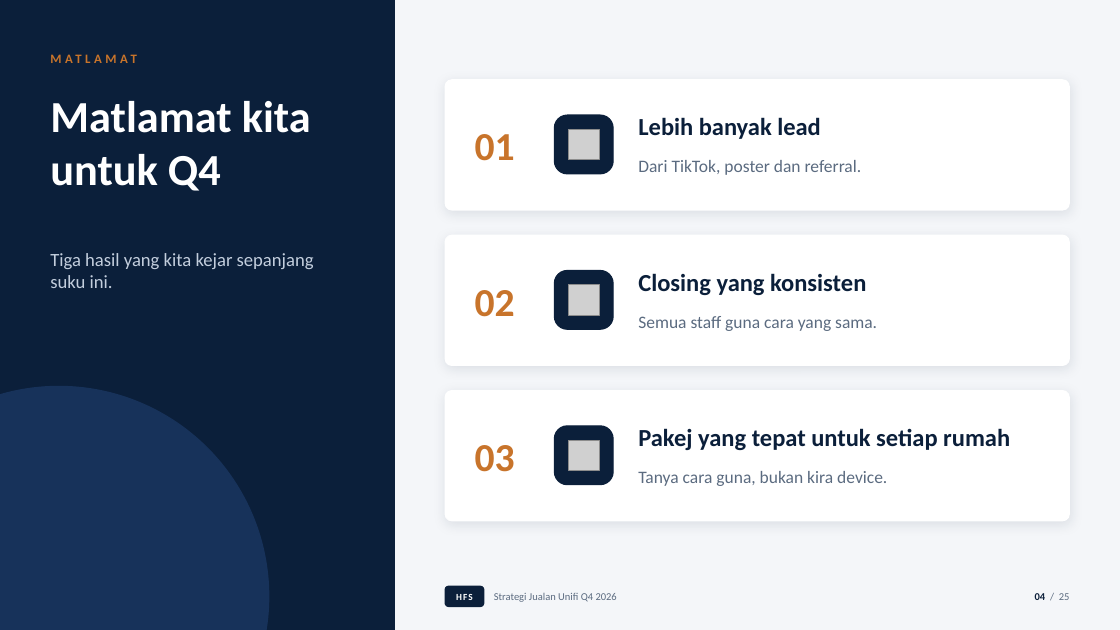
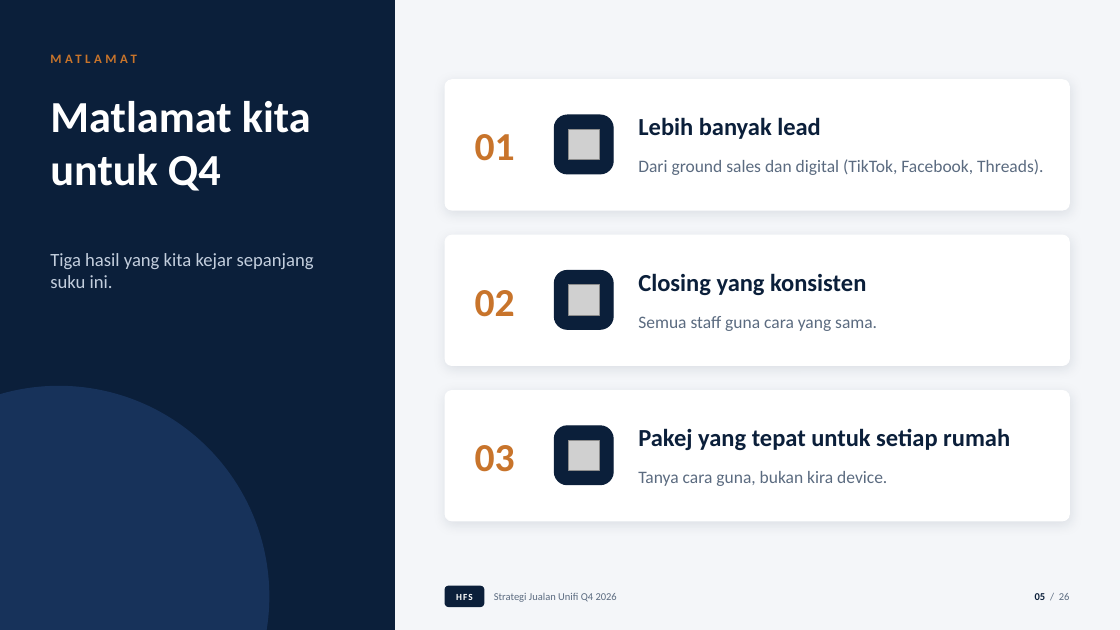
Before and after one commit to nooratikaa/testEditLM1, a slide deck: slide 5 of HFS_Strategi_Jualan_Unifi_Q4_2026_v2.pptx (slide 4 before the commit). Drawn at 1120x630 pixels with LibreOffice and Linux fonts; fonts in the diff are those of the drawing; grey boxes stand for pictures. Boxes give left, top, right and bottom in pixels: in the first picture for what was removed or moved away, otherwise in the second. Text is boxed around its words. In the diff, an @@ line names an element or a change of style, - is before the commit and + after.

```diff
--- a/HFS_Strategi_Jualan_Unifi_Q4_2026_v2.pptx
+++ b/HFS_Strategi_Jualan_Unifi_Q4_2026_v2.pptx
@@ text at [638,159,1043,175]: text changed @@
-Dari TikTok, poster dan referral.
+Dari ground sales dan digital (TikTok, Facebook, Threads).
@@ text at [1035,593,1070,600]: text changed @@
-04 / 25
+05 / 26
```
Also in this commit, not shown: 23 other slides changed, 1 slide added.
